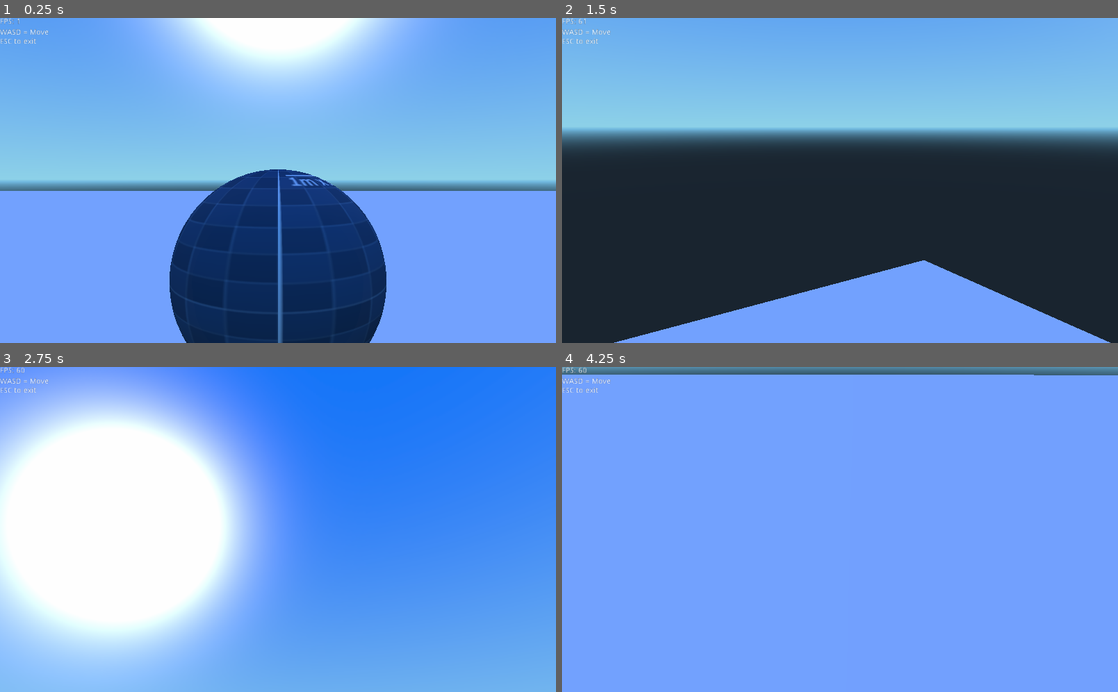
Above: before the commit, frames 1-4 (two rows, left to right).
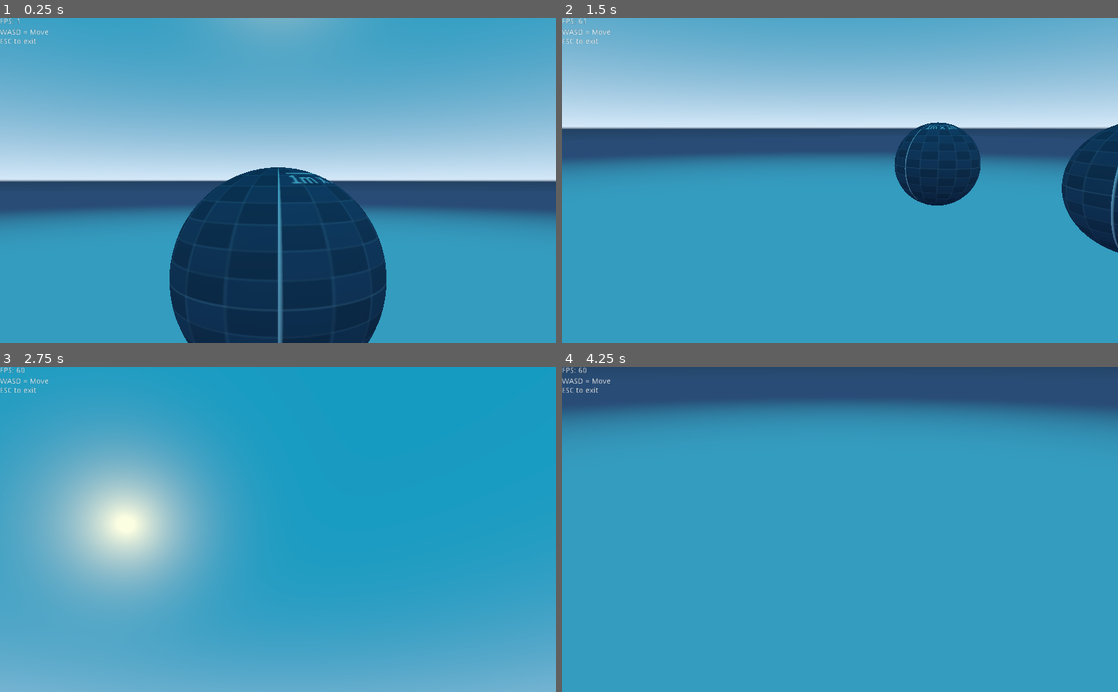
Above: after the commit, the same moments.

Repository: tavurth/godot-simple-fps-camera
Game: Godot game, scene res://World.tscn
Two runs of this game, one before a commit and one after it. Both use one fixed random seed, a clock stepped at 60 frames per second and the inputs below.
Inputs (mouse positions are in pixels of both pictures, inside the frame that each line leads up to):
- Up to frame 1 (0.25 s): no input
- Up to frame 2 (1.5 s): tap Enter at 0.5 s; move the mouse to (962, 164) at 0.52 s; hold Right (ui_right) 0.53-1.28 s; tap Space (action_jump) at 0.77 s; move the mouse to (728, 196) at 1.27 s; hold Down (ui_down) from 1.28 s (still down)
- Up to frame 3 (2.75 s): tap Space (action_jump) at 1.52 s; move the mouse to (333, 458) at 2.02 s; release Down (ui_down) at 2.03 s; hold Right (ui_right) from 2.03 s (still down)
- Up to frame 4 (4.25 s): tap Space (action_jump) at 2.75, 3.02, 3.77 s; move the mouse to (812, 594) at 2.77 s; release Right (ui_right) at 2.78 s; hold Up (ui_up) 2.78-3.53 s; move the mouse to (1006, 578) at 3.52 s; hold Left (ui_left) from 3.53 s (still down)

The runs differ from the first frame. In frame 1, 79% of the frame differs, in the area x 0-100%, y 0-100%; in frame 2, 91%; in frame 3, 100%; in frame 4, 100%.

Commit message:
Add materials

Diff:
--- a/Ball.tscn
+++ b/Ball.tscn
@@ -1,17 +1,10 @@
-[gd_scene load_steps=5 format=2]
+[gd_scene load_steps=4 format=2]
 
-[ext_resource path="res://1x1.png" type="Texture" id=1]
+[ext_resource path="res://ball_material.tres" type="Material" id=1]
 
 [sub_resource type="SphereShape" id=7]
 
 [sub_resource type="SphereMesh" id=8]
-
-[sub_resource type="SpatialMaterial" id=9]
-detail_enabled = true
-detail_blend_mode = 0
-detail_uv_layer = 0
-detail_albedo = ExtResource( 1 )
-uv1_scale = Vector3( 0.5, 0.5, 0.5 )
 
 [node name="Ball" type="RigidBody"]
 transform = Transform( 1, 0, 0, 0, 1, 0, 0, 0, 1, 0.819506, 0, -3.36017 )
@@ -21,4 +14,4 @@
 
 [node name="MeshInstance" type="MeshInstance" parent="."]
 mesh = SubResource( 8 )
-material/0 = SubResource( 9 )
+material/0 = ExtResource( 1 )
--- a/Player.gd
+++ b/Player.gd
@@ -2,7 +2,7 @@
 
 var velocity = Vector3(0, 0, 0)
 
-const JUMP = 50
+const JUMP = 5
 const GRAVITY = .3
 const PLAYER_MOVE_SPEED = 4
 
--- a/World.tscn
+++ b/World.tscn
@@ -21,6 +21,20 @@
 [sub_resource type="CapsuleShape" id=6]
 radius = 0.694394
 height = 0.864053
+
+[sub_resource type="ProceduralSky" id=8]
+sky_top_color = Color( 0.0901961, 0.611765, 0.760784, 1 )
+ground_bottom_color = Color( 0.168627, 0.317647, 0.486275, 1 )
+ground_horizon_color = Color( 0.133333, 0.25098, 0.376471, 1 )
+sun_color = Color( 0.976471, 1, 0.756863, 1 )
+
+[sub_resource type="Environment" id=7]
+background_mode = 2
+background_sky = SubResource( 8 )
+fog_enabled = true
+fog_color = Color( 0.160784, 0.301961, 0.466667, 1 )
+fog_depth_end = 30.0
+ssao_intensity = 4.0
 
 [node name="Spatial" type="Spatial"]
 
@@ -45,7 +59,10 @@
 }
 
 [node name="Floor" type="StaticBody" parent="."]
-transform = Transform( 64, 0, 0, 0, 1, 0, 0, 0, 64, 0, -1.5625, 0 )
+transform = Transform( 64, 0, 0, 0, 1, 0, 0, 0, 64, 0, -2.0364, 0 )
+__meta__ = {
+"_edit_group_": true
+}
 
 [node name="Mesh" type="MeshInstance" parent="Floor"]
 mesh = SubResource( 4 )
@@ -53,11 +70,15 @@
 material/0 = SubResource( 5 )
 
 [node name="CollisionShape" type="CollisionShape" parent="Floor"]
+transform = Transform( 64, 0, 0, 0, 1, 0, 0, 0, 64, 0, 0, 0 )
 shape = SubResource( 3 )
 
 [node name="Player" type="KinematicBody" parent="."]
-transform = Transform( 1, 0, 0, 0, 1, 0, 0, 0, 1, 0, 0.832029, 0 )
+transform = Transform( 1, 0, 0, 0, 1, 0, 0, 0, 1, 0, 0.447398, 0 )
 script = ExtResource( 4 )
+__meta__ = {
+"_edit_group_": true
+}
 
 [node name="Camera" type="Camera" parent="Player"]
 transform = Transform( 1, 0, 0, 0, 1, 0, 0, 0, 1, 0, 0.745983, 0 )
@@ -77,3 +98,6 @@
 
 [node name="Ball3" parent="." instance=ExtResource( 6 )]
 transform = Transform( 1, 0, 0, 0, 1, 0, 0, 0, 1, 4, 0, -3.36 )
+
+[node name="WorldEnvironment" type="WorldEnvironment" parent="."]
+environment = SubResource( 7 )
--- /dev/null
+++ b/ball_material.tres
@@ -0,0 +1,10 @@
+[gd_resource type="SpatialMaterial" load_steps=2 format=2]
+
+[ext_resource path="res://1x1.png" type="Texture" id=1]
+
+[resource]
+detail_enabled = true
+detail_blend_mode = 0
+detail_uv_layer = 0
+detail_albedo = ExtResource( 1 )
+uv1_scale = Vector3( 0.5, 0.5, 0.5 )
Not shown: 1 places in World.tscn that only renumber resources
